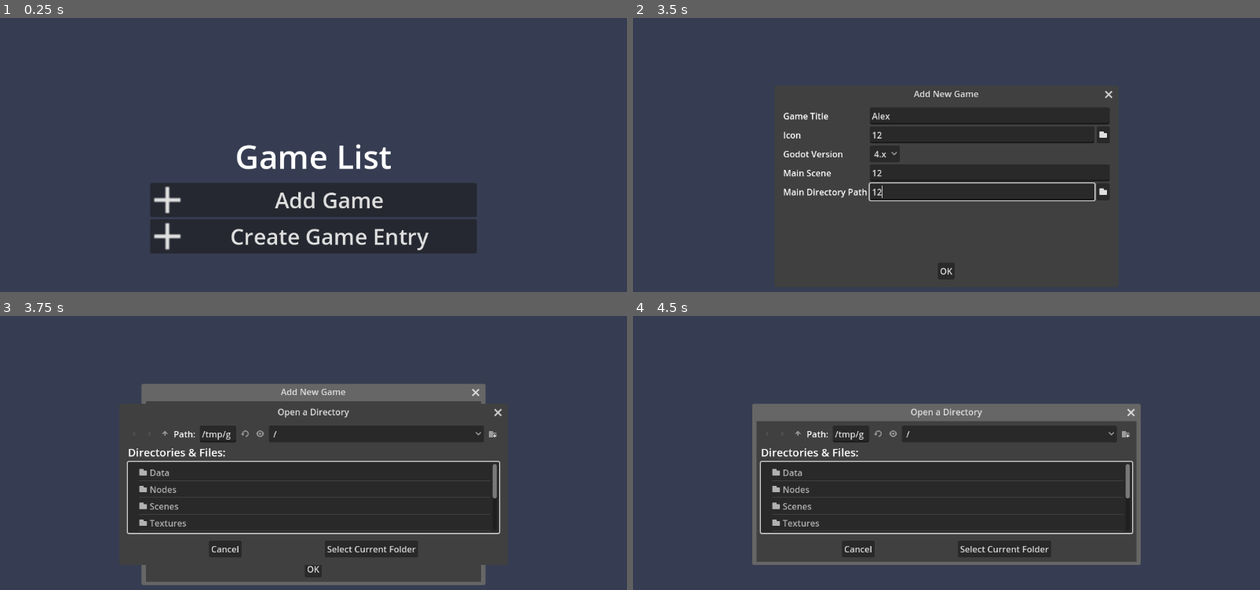
Above: before the commit, frames 1-4 (two rows, left to right).
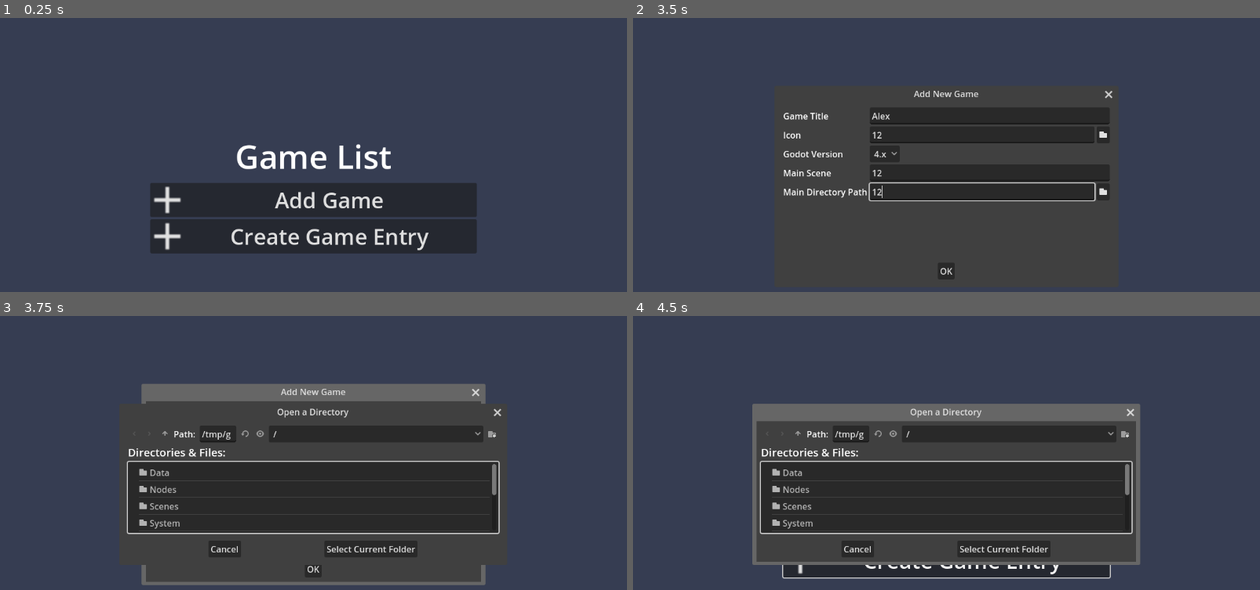
Above: after the commit, the same moments.

Repository: KoBeWi/Godot-Universal-Mod-Manager
Game: Godot game, scene res://Scenes/Main.tscn
The game is run twice, just before and just after one commit, with the same random seed, the same clock (stepped at 60 frames per second) and the same inputs.
Inputs (mouse positions are in pixels of both pictures, inside the frame that each line leads up to):
- Up to frame 1 (0.25 s): no input
- Up to frame 2 (3.5 s): click "Add Game" at 0.5 s; click "Create Game Entry" at 1.25 s; click (990, 116) at 2.02 s; type "Alex" at 2.1 s; click (984, 135) at 2.25 s; type "12" at 2.33 s; click (990, 174) at 2.48 s; type "12" at 2.57 s; click (984, 190) at 2.77 s; type "12" at 2.85 s
- Up to frame 3 (3.75 s): click (470, 433) at 3.5 s
- Up to frame 4 (4.5 s): click "OK" at 4.25 s

Frames 1-2 are identical in both runs. In frame 3, 0.6% of the frame differs, in the area x 23-81%, y 33-87%; in frame 4, 3.3%, in the area x 23-81%, y 32-96%.

Commit message:
Busywork

Diff:
--- a/Data/GameDescriptor.gd
+++ b/Data/GameDescriptor.gd
@@ -4,7 +4,11 @@
 var godot_version: String
 var main_scene: String
 
+var file_path: String
+
 func load_data(path: String):
+	file_path = path
+
 	var config_file := ConfigFile.new()
 	config_file.load(path.path_join("game.cfg"))
 	title = config_file.get_value("Godot Game", "title")
@@ -12,6 +16,8 @@
 	main_scene = config_file.get_value("Godot Game", "main_scene")
 
 func save_data(path: String):
+	file_path = path
+
 	var config_file := ConfigFile.new()
 	config_file.set_value("Godot Game", "title", title)
 	config_file.set_value("Godot Game", "godot_version", godot_version)
--- /dev/null
+++ b/Data/Registry.gd
@@ -0,0 +1,14 @@
+extends Node
+
+const GAME_ENTRIES_FILE = "user://game_list.txt"
+
+var games: Array
+
+func _enter_tree() -> void:
+	var game_entries := FileAccess.open(GAME_ENTRIES_FILE, FileAccess.READ)
+	if game_entries:
+		Registry.games = str_to_var(game_entries.get_as_text())
+
+func save_game_entry_list():
+	var game_entries := FileAccess.open(GAME_ENTRIES_FILE, FileAccess.WRITE)
+	game_entries.store_string(var_to_str(games))
--- a/Nodes/GameEntry.gd
+++ b/Nodes/GameEntry.gd
@@ -1,7 +1,11 @@
 extends PanelContainer
 
+@onready var button: Button = $Button
+
+var entry: RefCounted
+
 func set_game(entry_path: String):
-	var entry := preload("res://Data/GameDescriptor.gd").new()
+	entry = preload("res://Data/GameDescriptor.gd").new()
 	entry.load_data(entry_path)
 
 	%Title.text = entry.title
--- a/Scenes/Game.gd
+++ b/Scenes/Game.gd
@@ -1,11 +1,22 @@
 extends VBoxContainer
 
-var game_name: String
+var game_data: RefCounted
+var game_metadata: Dictionary
 
 var new_mod_path: String
 
 func _ready() -> void:
-	%GameTitle.text = game_name
+	game_data = preload("res://Data/GameDescriptor.gd").new()
+	game_data.load_data(get_tree().get_meta(&"current_game", ""))
+	for meta in Registry.games:
+		if meta.entry_path == game_data.file_path:
+			game_metadata = meta
+			break
+
+	%GameTitle.text = game_data.title
+	%GameIcon.texture = ImageTexture.create_from_image(Image.load_from_file(game_data.file_path.path_join("icon.png")))
+	%GodotVersion.text %= game_data.godot_version
+	%ModsEnabled.set_pressed_no_signal(FileAccess.file_exists(game_metadata.game_path.path_join("GUMM_mod_loader.tscn")))
 
 func create_mod() -> void:
 	%NewModDialog1.popup_centered()
@@ -19,8 +30,44 @@
 
 func create_mod_confirmed() -> void:
 	var mod_data := preload("res://Data/ModDescriptor.gd").new()
-	mod_data.game = game_name
+	mod_data.game = game_data.title
 	mod_data.name = %NewModName.text
 	mod_data.description = %NewModDescription.text
 	mod_data.version = %NewModeVersion.text
 	mod_data.save_data(new_mod_path)
+
+func open_game_directory() -> void:
+	OS.shell_open(game_metadata.game_path)
+
+func toggle_mods(button_pressed: bool) -> void:
+	var override_file: String = game_metadata.game_path.path_join("override.cfg")
+	var config := ConfigFile.new()
+
+	if button_pressed:
+		if FileAccess.file_exists(override_file):
+			config.load(override_file)
+
+		match game_data.godot_version:
+			"3.x":
+				config.set_value("application", "run/main_scene", "res://GUMM_mod_loader.tscn")
+				DirAccess.copy_absolute("res://System/3.x/GUMM_mod_loader.tscn", game_metadata.game_path.path_join("GUMM_mod_loader.tscn"))
+
+		config.save(override_file)
+	else:
+		config.load(override_file)
+
+		var deleted: bool
+		if config.get_sections().size() == 1:
+			match game_data.godot_version:
+					"3.x":
+						if config.get_section_keys("application").size() == 1:
+							DirAccess.remove_absolute(override_file)
+							deleted = true
+
+		if not deleted:
+			match game_data.godot_version:
+				"3.x":
+					config.erase_section_key("application", "run/main_scene")
+			config.save(override_file)
+
+		DirAccess.remove_absolute(game_metadata.game_path.path_join("GUMM_mod_loader.tscn"))
--- a/Scenes/Game.tscn
+++ b/Scenes/Game.tscn
@@ -19,9 +19,12 @@
 layout_mode = 2
 size_flags_horizontal = 3
 
-[node name="TextureRect" type="TextureRect" parent="HBoxContainer/HBoxContainer"]
+[node name="GameIcon" type="TextureRect" parent="HBoxContainer/HBoxContainer"]
+unique_name_in_owner = true
 custom_minimum_size = Vector2(96, 96)
 layout_mode = 2
+expand_mode = 1
+stretch_mode = 5
 
 [node name="GameTitle" type="Label" parent="HBoxContainer/HBoxContainer"]
 unique_name_in_owner = true
@@ -29,9 +32,22 @@
 theme_override_font_sizes/font_size = 60
 text = "Game Title"
 
-[node name="HBoxContainer2" type="HBoxContainer" parent="HBoxContainer"]
+[node name="HBoxContainer2" type="MarginContainer" parent="HBoxContainer"]
 layout_mode = 2
 size_flags_horizontal = 3
+
+[node name="Button" type="Button" parent="HBoxContainer/HBoxContainer2"]
+layout_mode = 2
+size_flags_horizontal = 10
+size_flags_vertical = 8
+text = "Open Game Directory"
+
+[node name="GodotVersion" type="Label" parent="HBoxContainer/HBoxContainer2"]
+unique_name_in_owner = true
+layout_mode = 2
+size_flags_horizontal = 8
+size_flags_vertical = 0
+text = "Godot %s"
 
 [node name="HSeparator" type="HSeparator" parent="."]
 layout_mode = 2
@@ -40,7 +56,8 @@
 layout_mode = 2
 alignment = 1
 
-[node name="CheckButton" type="CheckButton" parent="HBoxContainer2"]
+[node name="ModsEnabled" type="CheckButton" parent="HBoxContainer2"]
+unique_name_in_owner = true
 layout_mode = 2
 theme_override_font_sizes/font_size = 30
 text = "Mods Enabled"
@@ -127,6 +144,8 @@
 layout_mode = 2
 size_flags_horizontal = 3
 
+[connection signal="pressed" from="HBoxContainer/HBoxContainer2/Button" to="." method="open_game_directory"]
+[connection signal="toggled" from="HBoxContainer2/ModsEnabled" to="." method="toggle_mods"]
 [connection signal="pressed" from="VBoxContainer/Button2" to="." method="create_mod"]
 [connection signal="dir_selected" from="NewModDialog1" to="." method="new_mod_dir_selected"]
 [connection signal="confirmed" from="NewModDialog2" to="." method="create_mod_confirmed"]
--- a/Scenes/Main.gd
+++ b/Scenes/Main.gd
@@ -1,23 +1,13 @@
 extends VBoxContainer
-
-const GAME_ENTRIES_FILE = "user://game_list.txt"
 
 enum {DIRECTORY_CREATE_GAME, DIRECTORY_ADD_GAME, DIRECTORY_ADD_DESCRIPTIOR}
 var directory_mode: int = -1
 
 var icon_formats := ["png", "jpg"]
 
-var games: Array
-
 func _ready() -> void:
-	var game_entries := FileAccess.open(GAME_ENTRIES_FILE, FileAccess.READ)
-	if game_entries:
-		games = str_to_var(game_entries.get_as_text())
-
-	for game in games:
-		var entry = preload("res://Nodes/GameEntry.tscn").instantiate()
-		%GameList.add_child(entry)
-		entry.set_game(game.entry_path)
+	for game in Registry.games:
+		add_game_entry(game)
 
 func on_create_game_entry() -> void:
 	%CreateTitle.clear()
@@ -88,17 +78,24 @@
 	entry.godot_version = %CreateVersion.get_item_text(%CreateVersion.selected)
 	entry.main_scene = %CreateScene.text
 
-	var game_path: String = "user://Games/" + %CreateTitle.text.validate_filename()
-	DirAccess.make_dir_recursive_absolute(game_path)
-	entry.save_data(game_path)
+	var entry_path: String = "user://Games/" + %CreateTitle.text.validate_filename()
+	DirAccess.make_dir_recursive_absolute(entry_path)
+	entry.save_data(entry_path)
 
 	if not %CreateIcon.text.is_empty():
-		DirAccess.copy_absolute(%CreateIcon.text, game_path.path_join("icon." + %CreateIcon.text.get_extension()))
+		DirAccess.copy_absolute(%CreateIcon.text, entry_path.path_join("icon." + %CreateIcon.text.get_extension()))
 
-	add_game_entry(game_path, %CreateDirectory.text)
+	var entry_data := {entry_path = entry_path, game_path = %CreateDirectory.text}
+	Registry.games.append(entry_data)
+	Registry.save_game_entry_list()
+	add_game_entry(entry_data)
 
-func add_game_entry(entry_path: String, game_path: String):
-	games.append({entry_path = entry_path, game_path = game_path})
+func add_game_entry(game: Dictionary):
+	var entry = preload("res://Nodes/GameEntry.tscn").instantiate()
+	%GameList.add_child(entry)
+	entry.set_game(game.entry_path)
+	entry.button.pressed.connect(open_game.bind(game.entry_path))
 
-	var game_entries := FileAccess.open(GAME_ENTRIES_FILE, FileAccess.WRITE)
-	game_entries.store_string(var_to_str(games))
+func open_game(path: String):
+	get_tree().set_meta(&"current_game", path)
+	get_tree().change_scene_to_file("res://Scenes/Game.tscn")
--- /dev/null
+++ b/System/3.x/GUMM_mod_loader.tscn
@@ -0,0 +1,10 @@
+[gd_scene format=2]
+
+[node name="Node2D" type="Node2D"]
+
+[node name="Label" type="Label" parent="."]
+margin_left = 118.048
+margin_top = 84.4453
+margin_right = 158.048
+margin_bottom = 98.4453
+text = "witam"
--- a/project.godot
+++ b/project.godot
@@ -13,6 +13,15 @@
 config/name="Godot Universal Mod Manager"
 run/main_scene="res://Scenes/Main.tscn"
 config/features=PackedStringArray("4.0")
+run/low_processor_mode=true
+
+[autoload]
+
+Registry="*res://Data/Registry.gd"
+
+[debug]
+
+gdscript/warnings/enable=false
 
 [display]
 
Not shown, changed: TODO.txt
